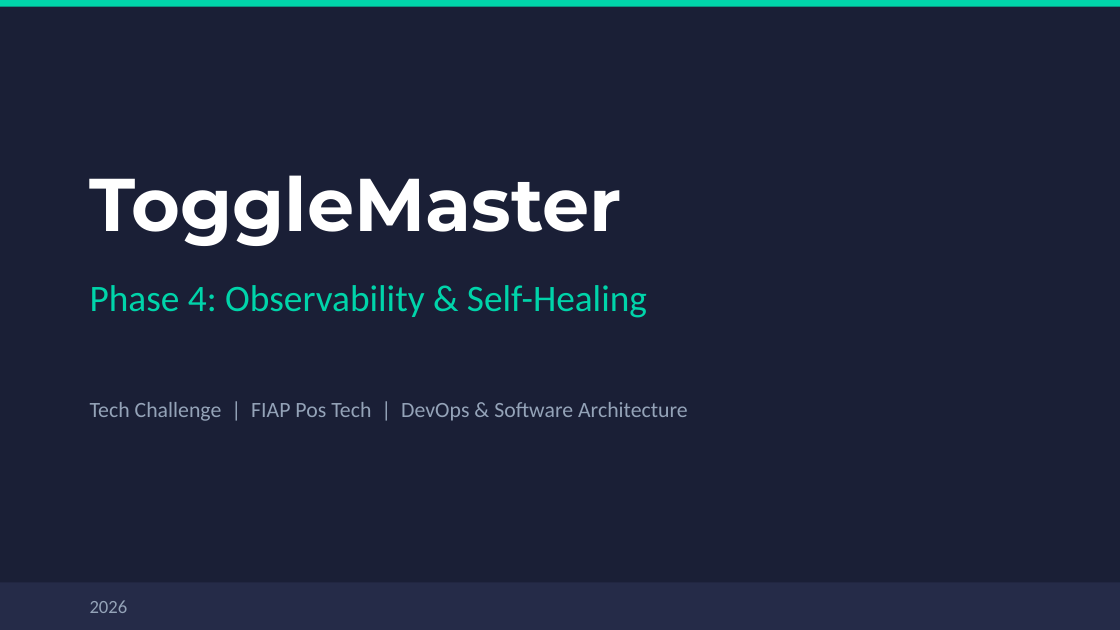
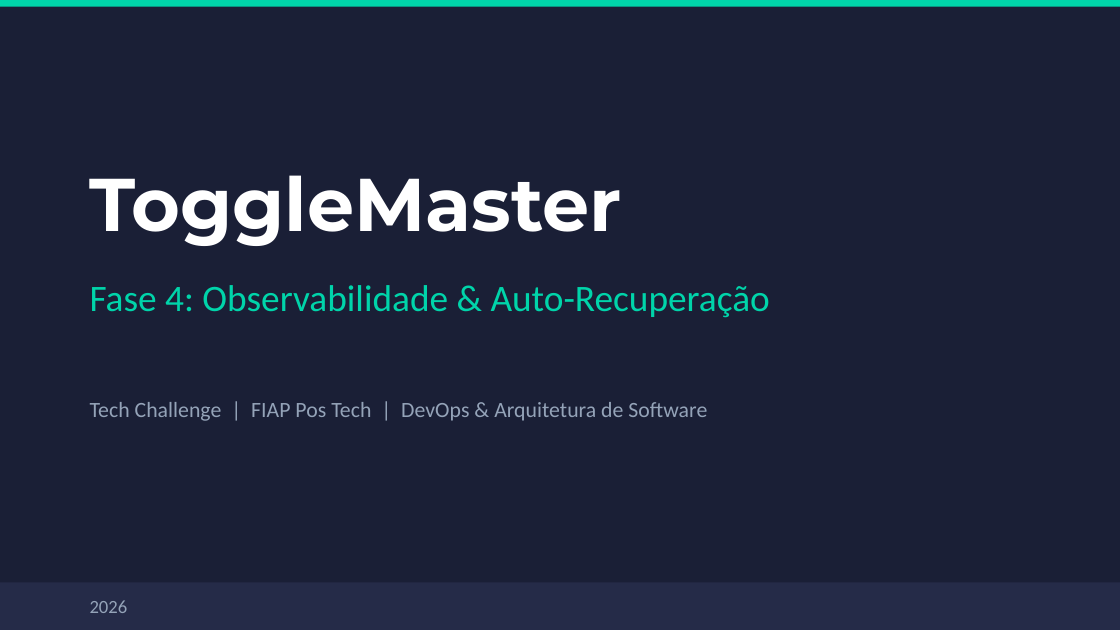
Before and after one commit to rivachef/TC4-ToggleMaster, a slide deck: slide 1 of docs/ToggleMaster-Phase4-Presentation.pptx. Drawn at 1120x630 pixels with LibreOffice and Linux fonts; fonts in the diff are those of the drawing. Boxes give left, top, right and bottom in pixels: in the first picture for what was removed or moved away, otherwise in the second. Text is boxed around its words. In the diff, an @@ line names an element or a change of style, - is before the commit and + after.

```diff
--- a/docs/ToggleMaster-Phase4-Presentation.pptx
+++ b/docs/ToggleMaster-Phase4-Presentation.pptx
@@ text at [90, 285, 770, 318]: text changed @@
-Phase 4: Observability & Self-Healing
+Fase 4: Observabilidade & Auto-Recuperação
@@ text at [90, 402, 707, 421]: text changed @@
-Tech Challenge | FIAP Pos Tech | DevOps & Software Architecture
+Tech Challenge | FIAP Pos Tech | DevOps & Arquitetura de Software
```
Also in this commit, not shown: 12 other slides changed, 1 other file.
